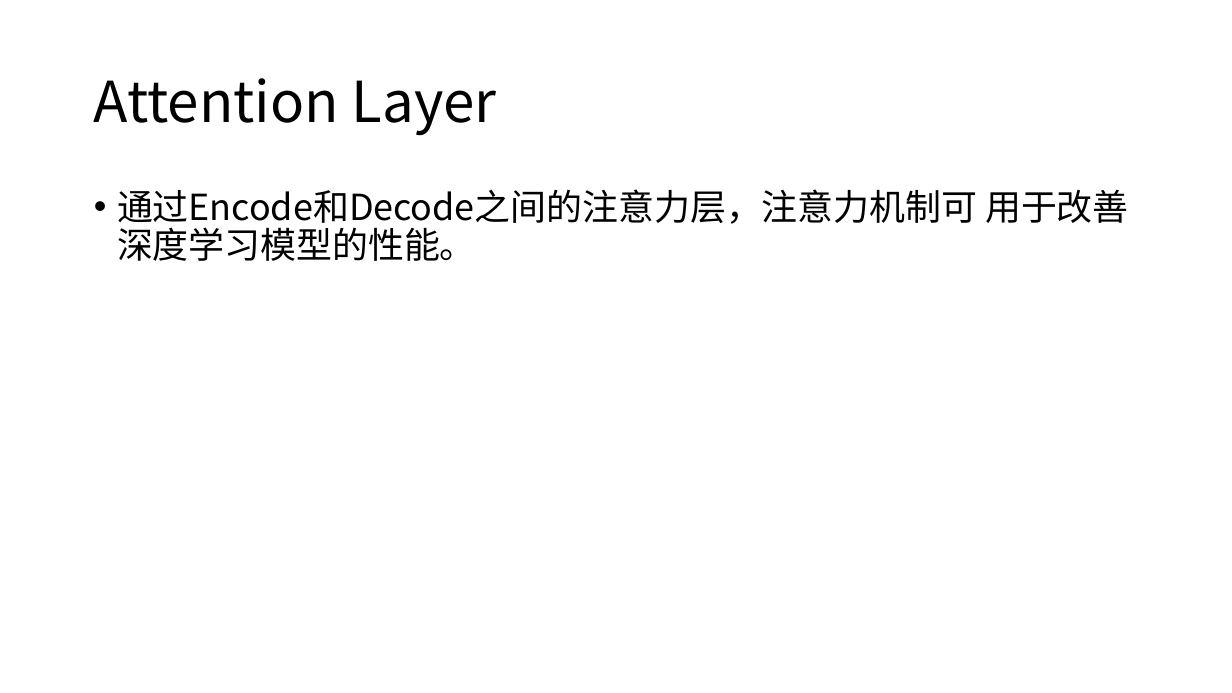
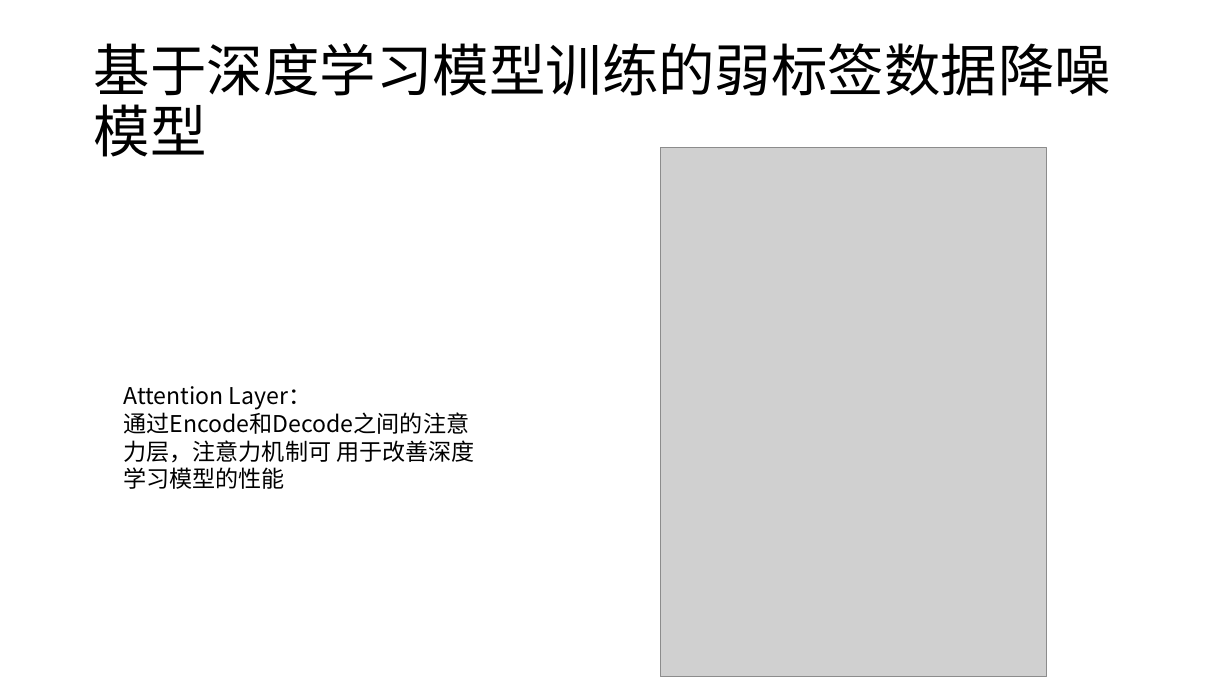
Before and after one commit to XinLin-cs/Dev_Note, a slide deck: slide 19 of COVID-19 Sentiment based on Weak Tagging Information/开题报告.pptx (slide 14 before the commit). Drawn at 1232x693 pixels with LibreOffice and Linux fonts; fonts in the diff are those of the drawing; grey boxes stand for pictures. Boxes give left, top, right and bottom in pixels: in the first picture for what was removed or moved away, otherwise in the second. Text is boxed around its words. In the diff, an @@ line names an element or a change of style, - is before the commit and + after.

```diff
--- a/COVID-19 Sentiment based on Weak Tagging Information/开题报告.pptx
+++ b/COVID-19 Sentiment based on Weak Tagging Information/开题报告.pptx
@@ title at bbox=[94, 43, 1111, 157]: text changed @@
-Attention Layer
+基于深度学习模型训练的弱标签数据降噪模型
@@ picture added at bbox=[660, 148, 1047, 677] @@
@@ text at bbox=[123, 386, 475, 489]: text changed; size 28 to 18 pt @@
-• 通过Encode和Decode之间的注意力层，注意力机制可 用于改善深度学习模型的性能。
+Attention Layer：
+通过Encode和Decode之间的注意力层，注意力机制可 用于改善深度学习模型的性能
```
Also in this commit, not shown: 11 other slides changed, 10 slides added, 3 slides removed.
